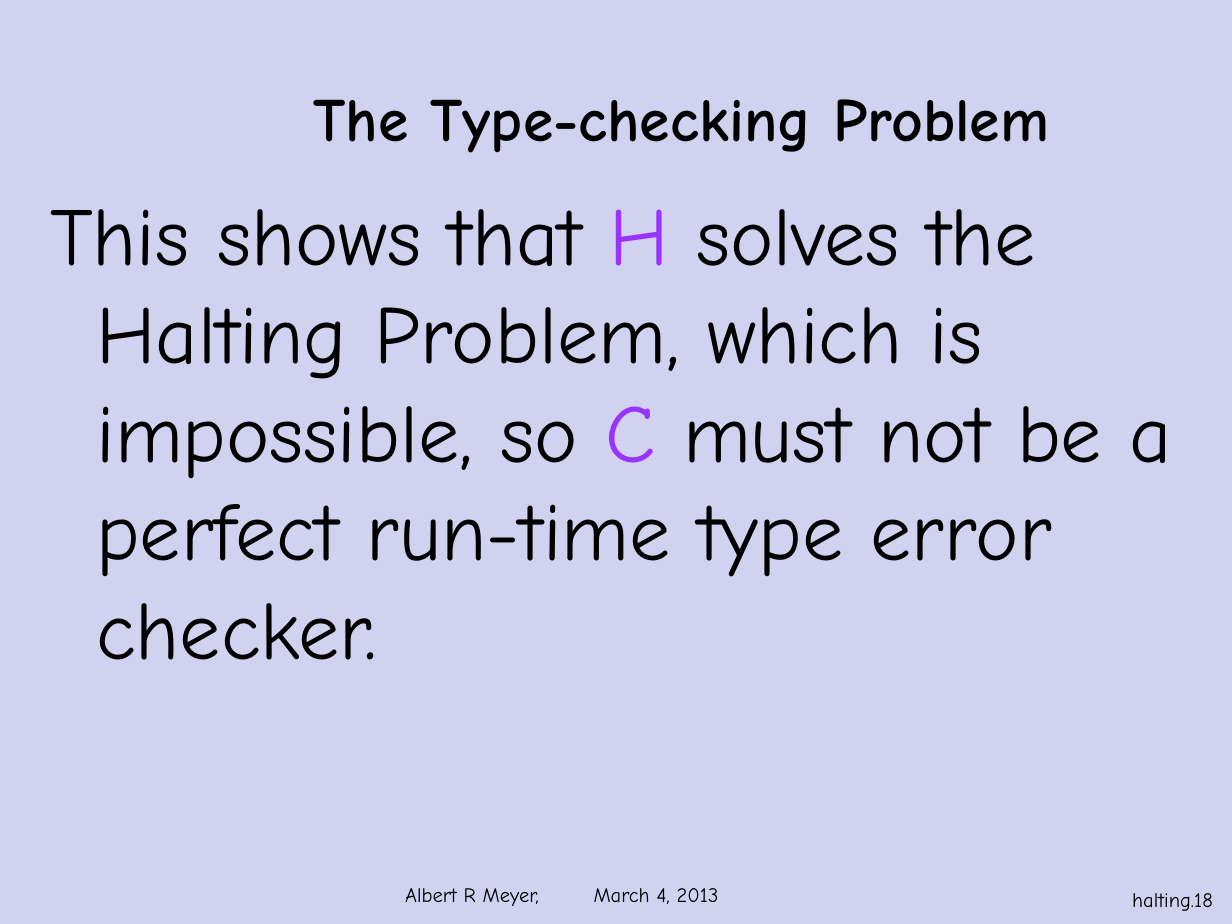
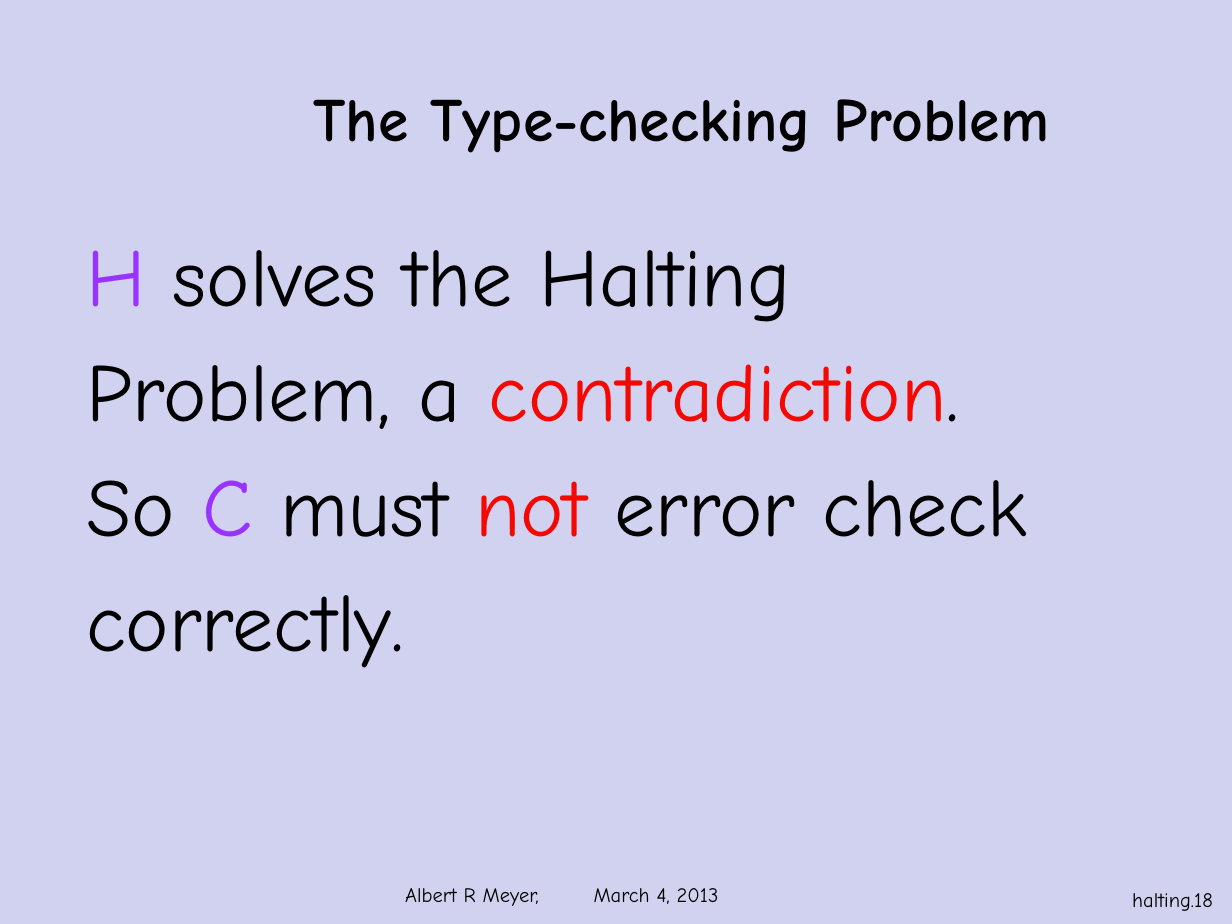
Before and after one commit to armeyer/mcs_web, a slide deck: slide 18 of spring13/slides13/halting-problem-no-diagram.pptx. Drawn at 1232x924 pixels with LibreOffice and Linux fonts; fonts in the diff are those of the drawing; background and template pictures are left out. Boxes give left, top, right and bottom in pixels: in the first picture for what was removed or moved away, otherwise in the second. Text is boxed around its words. In the diff, an @@ line names an element or a change of style, - is before the commit and + after.

Commit message:
edit halting-problem slides

```diff
--- a/spring13/slides13/halting-problem-no-diagram.pptx
+++ b/spring13/slides13/halting-problem-no-diagram.pptx
@@ text at (86, 250, 1027, 668): text changed @@
-This shows that H solves the Halting Problem, which is impossible, so C must not be a perfect run-time type error checker.
+H solves the Halting
+Problem, a contradiction.
+So C must not error check
+correctly.
```
Also in this commit, not shown: 14 other slides changed, 1 other file.
